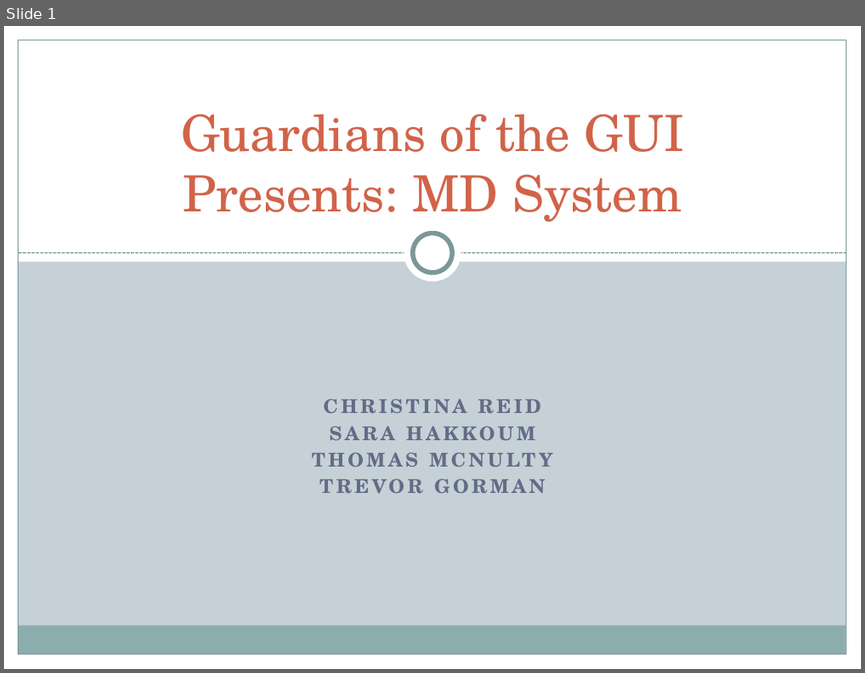
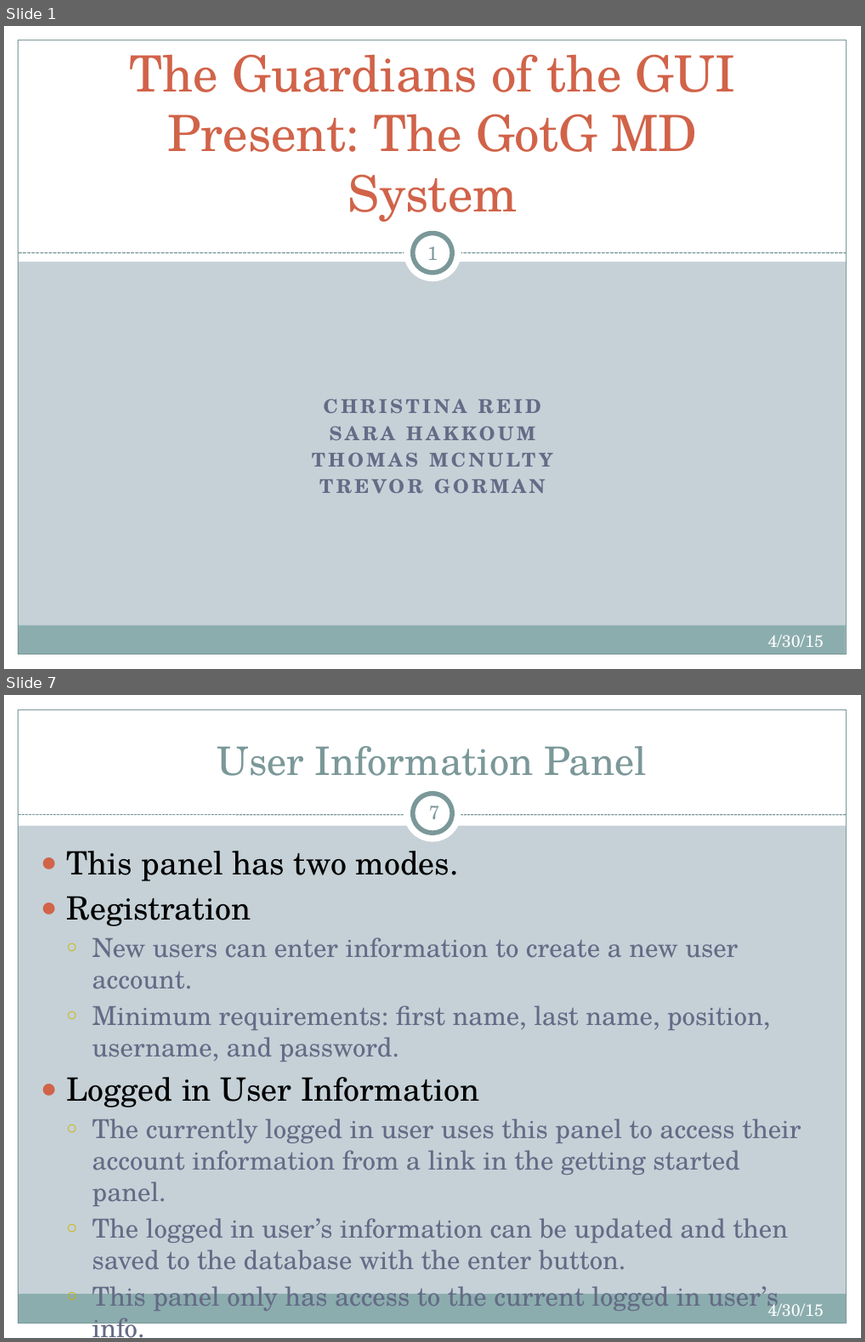
Before and after one commit to tmcnulty14/guardians-md, a slide deck: Guardians of the GUI MD System Presentation.pptx. Shown one above the other, each under a label of ours: slide 1 before the commit, slides 1 and 7 after it; the slides between them are not shown. The pictures are 865x673 and 865x1342 pixels, drawn with LibreOffice and Linux fonts; fonts in the diff are those of the drawing. Boxes give left, top, right and bottom in pixels: in the first picture for what was removed or moved away, otherwise in the second. Text is boxed around its words. In the diff, an @@ line names an element or a change of style, - is before the commit and + after.

```diff
--- a/Guardians of the GUI MD System Presentation.pptx
+++ b/Guardians of the GUI MD System Presentation.pptx
@@ slide 7 added at (4, 695, 861, 1338), background #C5D1D7; not listed: 5 template elements that a slide beside it also shows @@
@@ rectangle added at (4, 695, 861, 825), fill #FFFFFF @@
@@ title added at (217, 746, 647, 776), 33 pt, text #7C999A @@
+User Information Panel
@@ ellipse added at (404, 785, 461, 842), fill #FFFFFF @@
@@ ellipse added at (413, 794, 452, 833), fill #FFFFFF, outline #7C999A 4 pt @@
@@ line added from (18, 815) to (846, 815), #7C999A 0.75 pt dashed @@
@@ page number added at (429, 805, 439, 819), 16 pt, text #7C999A @@
+7
@@ text added at (66, 851, 800, 1338), 22 pt, text #646B86 @@
+● This panel has two modes.
+● Registration
+  ○ New users can enter information to create a new user account.
+  ○ Minimum requirements: first name, last name, position, username, and password.
+● Logged in User Information
+  ○ The currently logged in user uses this panel to access their account information from a link in the getting started panel.
+  ○ The logged in user’s information can be updated and then saved to the database with the enter button.
+  ○ This panel only has access to the current logged in user’s info.
@@ text added at (768, 1299, 823, 1315), 14 pt, text #FFFFFF @@
+4/30/15
@@ slide 1 changed as well @@
@@ title at (130, 54, 736, 222): text changed @@
-Guardians of the GUI
-Presents: MD System
+The Guardians of the GUI Present: The GotG MD System
@@ page number added at (427, 246, 438, 260), 16 pt, text #7C999A @@
+1
@@ text added at (768, 634, 823, 646), 14 pt, text #FFFFFF @@
+4/30/15
```
Also in this commit, not shown: 7 other slides changed, 18 other slides added, 1 other file.
